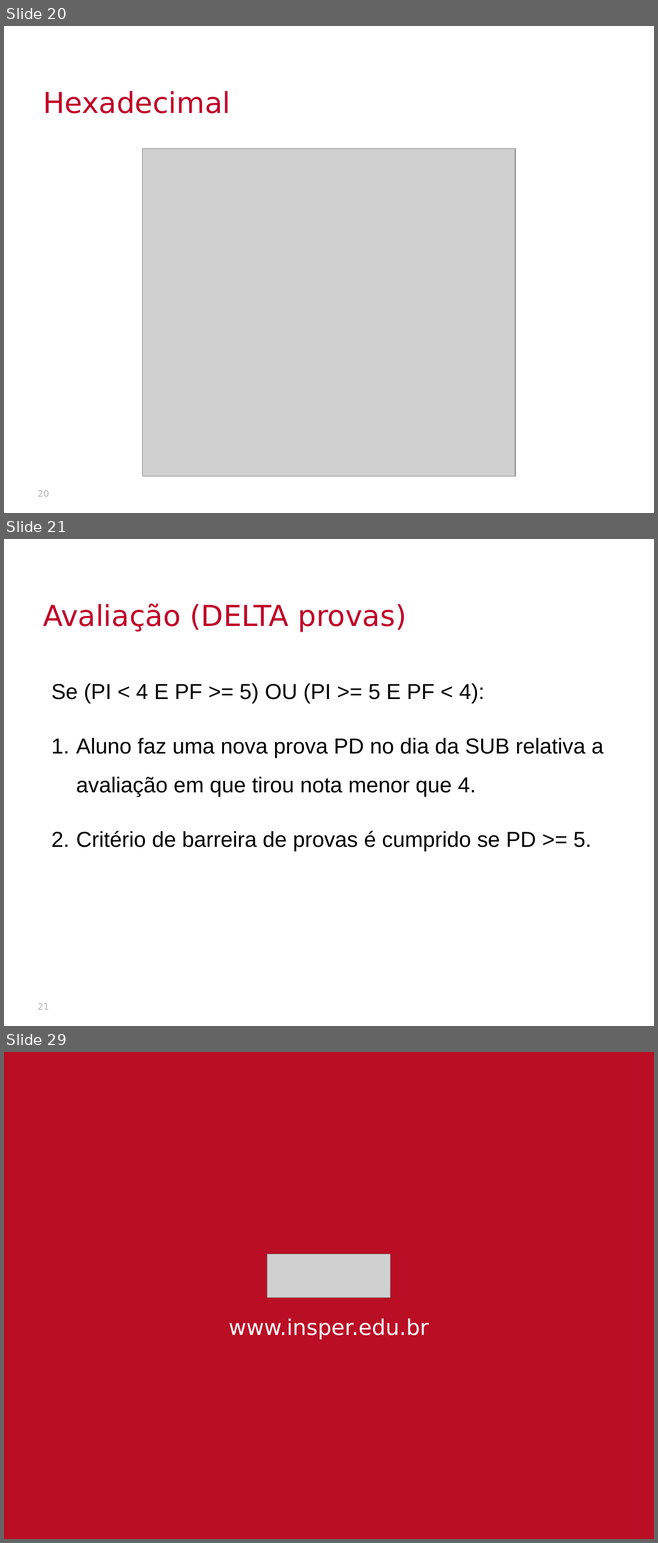
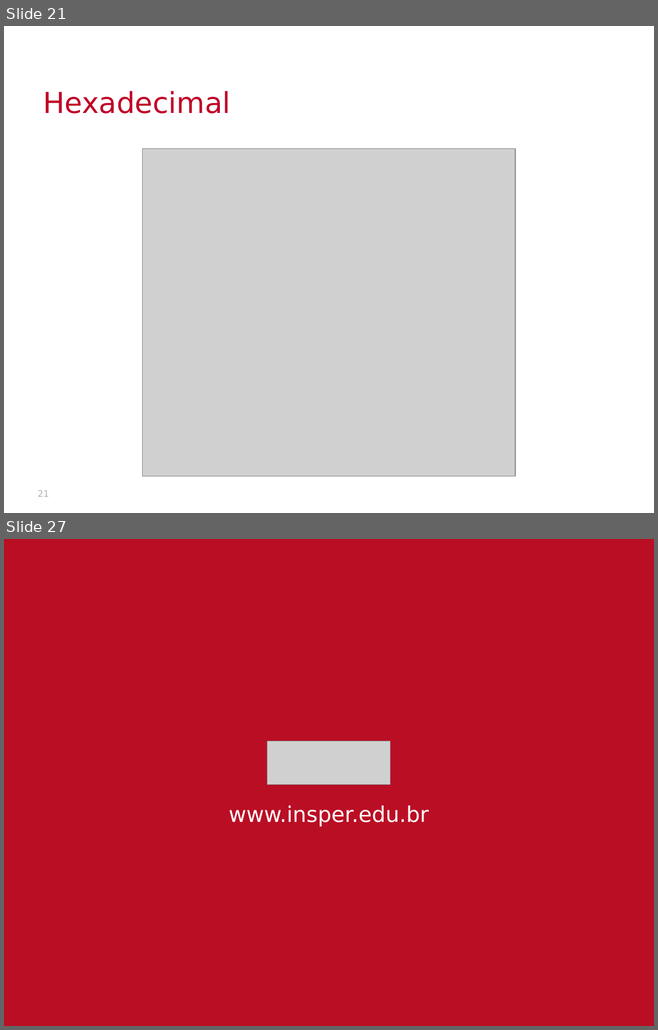
Before and after one commit to victorniubo/SistemasHardwareSoftware, a slide deck: aulas/02-inteiros/slides.pptx. Shown one above the other, each under a label of ours: slides 20, 21 and 29 before the commit, slides 21 and 27 after it; the slides between them are not shown. The pictures are 658x1543 and 658x1030 pixels, drawn with LibreOffice and Linux fonts; fonts in the diff are those of the drawing; grey boxes stand for pictures; background and template pictures are left out. Boxes give left, top, right and bottom in pixels: in the first picture for what was removed or moved away, otherwise in the second. Text is boxed around its words. In the diff, an @@ line names an element or a change of style, - is before the commit and + after.

```diff
--- a/aulas/02-inteiros/slides.pptx
+++ b/aulas/02-inteiros/slides.pptx
@@ slide 21 removed at <box>4,539,654,1026</box>, background picture (left out) @@
@@ text removed at <box>43,603,407,632</box> @@
-Avaliação (DELTA provas)
@@ text removed at <box>52,683,603,852</box> @@
-Se (PI < 4 E PF >= 5) OU (PI >= 5 E PF < 4):
-1. Aluno faz uma nova prova PD no dia da SUB relativa a avaliação em que tirou nota menor que 4.
-2. Critério de barreira de provas é cumprido se PD >= 5.
@@ page number removed at <box>38,1004,49,1010</box> @@
-21
@@ what was slide 20 is now slide 21 @@
@@ page number at <box>38,491,49,497</box>: text changed @@
-20
+21
@@ what was slide 29 is now slide 27 @@
```
Also in this commit, not shown: 6 slides added, 7 other slides removed, 9 other files.
